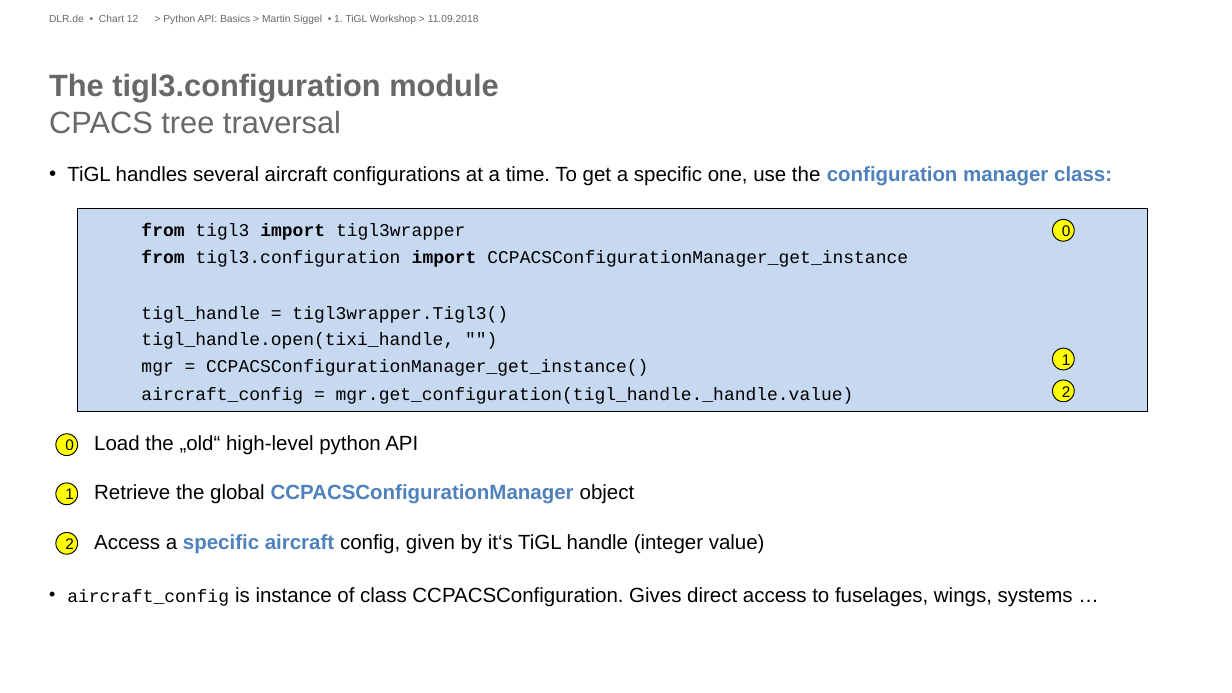
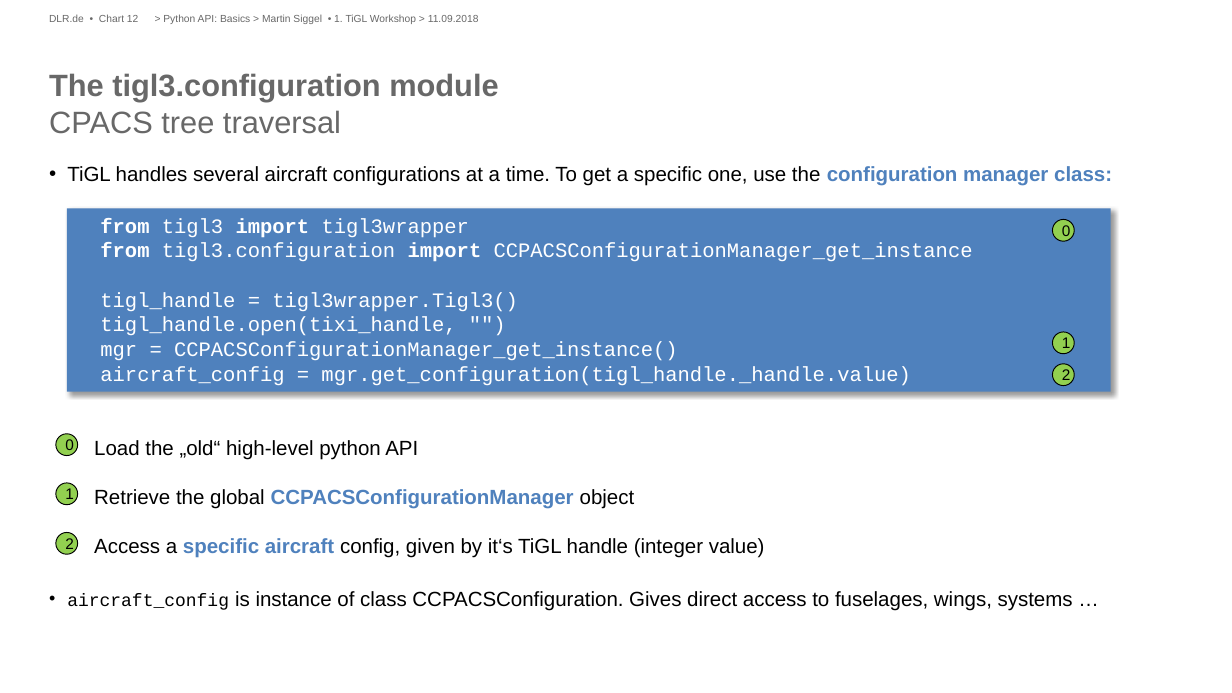
Before and after one commit to ganeshvivek/tigl-workshop, a slide deck: slide 12 of Presentations/Python API-Basics.pptx. Drawn at 1232x693 pixels with LibreOffice and Linux fonts; fonts in the diff are those of the drawing; background and template pictures are left out. Boxes give left, top, right and bottom in pixels: in the first picture for what was removed or moved away, otherwise in the second. Text is boxed around its words. In the diff, an @@ line names an element or a change of style, - is before the commit and + after.

```diff
--- a/Presentations/Python API-Basics.pptx
+++ b/Presentations/Python API-Basics.pptx
@@ text at box(67, 166, 1112, 186): text changed; size 14 to 16 pt; font Courier New to Arial @@
-• TiGL handles several aircraft configurations at a time. To get a specific one, use the configuration manager class:
-  from tigl3 import tigl3wrapper
-  from tigl3.configuration import CCPACSConfigurationManager_get_instance
-  tigl_handle = tigl3wrapper.Tigl3()
-tigl_handle.open(tixi_handle, "")
-mgr = CCPACSConfigurationManager_get_instance()
-aircraft_config = mgr.get_configuration(tigl_handle._handle.value)
+• TiGL handles several aircraft configurations at a time. To get a specific one, use the configuration manager class:
@@ rectangle added at box(66, 208, 1110, 392), fill #4F81BD, 16 pt, text #FFFFFF @@
+from tigl3 import tigl3wrapper
+from tigl3.configuration import CCPACSConfigurationManager_get_instance
+tigl_handle = tigl3wrapper.Tigl3()
+tigl_handle.open(tixi_handle, "")
+mgr = CCPACSConfigurationManager_get_instance()
+aircraft_config = mgr.get_configuration(tigl_handle._handle.value)
@@ rectangle removed at box(78, 208, 1147, 411) @@
@@ fill #FFFF00 to #92D050 in 6 elements at box(55, 434, 78, 456), box(55, 483, 78, 505), box(1052, 220, 1074, 242), box(55, 532, 78, 554), box(1052, 364, 1074, 386), box(1052, 332, 1074, 354) @@
@@ ellipse "1": place and size @@
-ellipse "1" at box(1052, 348, 1074, 370)
+ellipse "1" at box(1052, 332, 1074, 354)
@@ ellipse "2": place and size @@
-ellipse "2" at box(1052, 380, 1074, 402)
+ellipse "2" at box(1052, 364, 1074, 386)
```
Also in this commit, not shown: 12 other slides changed, 3 other files.
